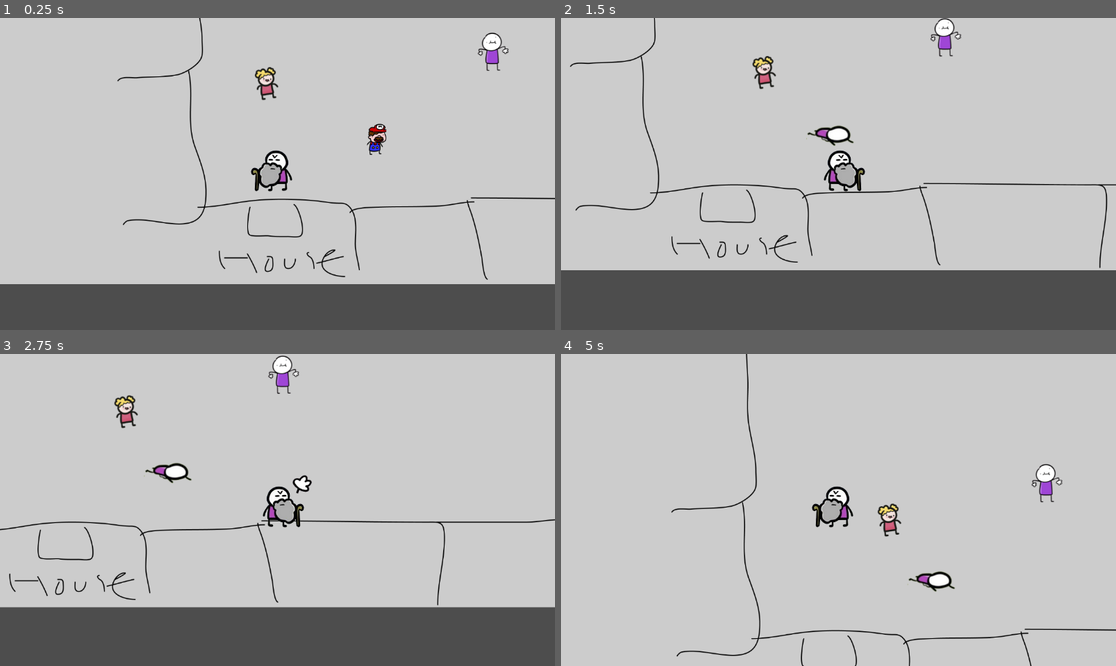
Above: before the commit, frames 1-4 (two rows, left to right).
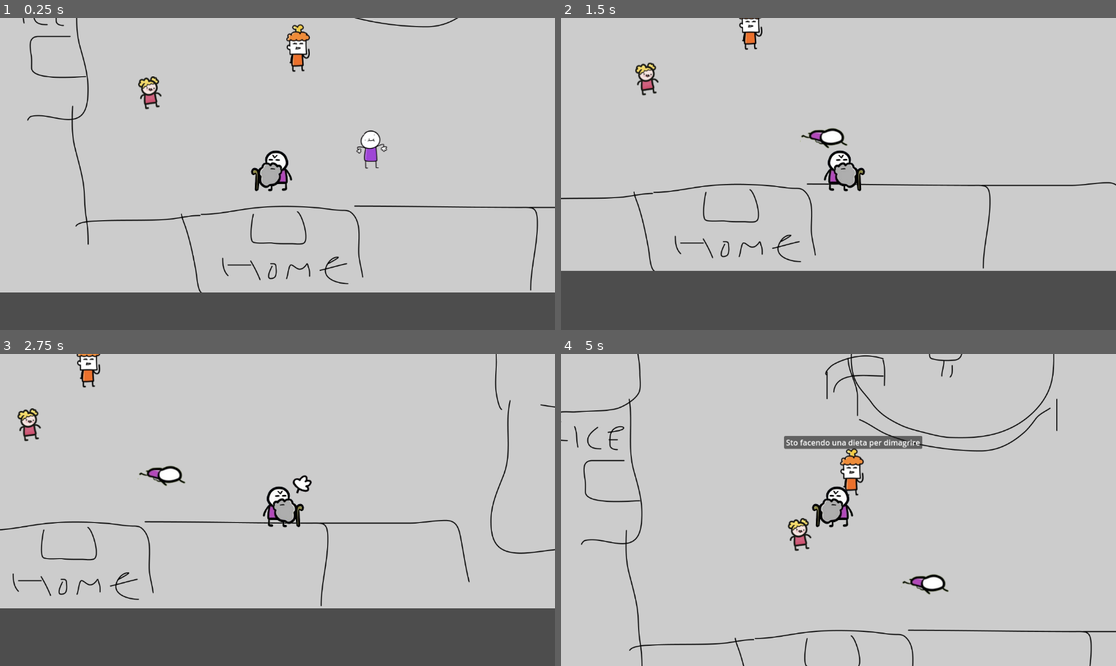
Above: after the commit, the same moments.

Repository: Athryell/Slap_game
Game: Godot game, scene res://Scenes/world.tscn
Two runs of this game, one before a commit and one after it. Both use one fixed random seed, a clock stepped at 60 frames per second and the inputs below.
Inputs:
- Up to frame 1 (0.25 s): no input
- Up to frame 2 (1.5 s): hold D (move_right) 0.53-1.28 s; tap Space (slap_basic) at 0.6, 1.35 s; hold S (move_down) from 1.28 s (still down)
- Up to frame 3 (2.75 s): release S (move_down) at 2.03 s; hold D (move_right) from 2.03 s (still down); tap Space (slap_basic) at 2.1 s
- Up to frame 4 (5 s): release D (move_right) at 2.78 s; hold W (move_up) 2.78-3.53 s; tap Space (slap_basic) at 2.85, 3.6, 4.35 s; hold A (move_left) from 3.53 s (still down)

The runs differ from the first frame. In frame 1, 7.0% of the frame differs, in the area x 0-100%, y 0-88%; in frame 2, 3.7%; in frame 3, 3.9%; in frame 4, 5.4%.

Commit message:
Created end game scene with the scale

Diff:
--- a/Autoload/game_progress_manager.gd
+++ b/Autoload/game_progress_manager.gd
@@ -12,10 +12,15 @@
 var bad_thing_slapped = 0
 var good_thing_slapped = 0
 
+var slapped_people: Array[Array]
 
-func update_ending_progress(faction: Global.FACTION) -> void:
+func update_ending_progress(character: BaseCharacter) -> void:
+	var faction: Global.FACTION = character.faction
 	if not faction:
 		return
+
+	var sprite = character.get_node("CharacterSpriteNormal").duplicate()
+	_add_to_slapped_dict(sprite, faction)
 
 	match faction:
 		Global.FACTION.BAD:
@@ -38,3 +43,8 @@
 			mosquitoes_collected += 1
 
 	print("of TYPE -> " + Global.TYPE.find_key(type))
+
+
+func _add_to_slapped_dict(s: Sprite2D, f: Global.FACTION) -> void:
+	var arr := [s, f]
+	slapped_people.append(arr)
--- a/Autoload/scene_manager.gd
+++ b/Autoload/scene_manager.gd
@@ -13,3 +13,11 @@
 
 	var full_path = scene_dir_path + to_scene_name + ".tscn"
 	from.get_tree().call_deferred("change_scene_to_file", full_path)
+
+
+func go_to_scale_scene():
+	get_tree().change_scene_to_file("res://Scenes/Windows/end_game_scale.tscn")
+
+func _process(delta: float) -> void:
+	if OS.is_debug_build() and Input.is_action_just_pressed("DEBUG_END_GAME"):
+		go_to_scale_scene()
--- a/Scenes/Characters/base_character.gd
+++ b/Scenes/Characters/base_character.gd
@@ -21,7 +21,7 @@
 
 
 func _defeat(): # Added behaviours through inheritance
-	GameProgressManager.update_ending_progress(faction)
+	GameProgressManager.update_ending_progress(self)
 	AchievementsManager.update_achievement(achievement)
 
 	collider.set_deferred("disabled", true)
--- a/Scenes/Characters/people_character.tscn
+++ b/Scenes/Characters/people_character.tscn
@@ -10,6 +10,9 @@
 [node name="PeopleCharacter" type="Area2D"]
 collision_layer = 2
 script = ExtResource("1_vixp1")
+faction = null
+achievement = null
+max_amount_slap = null
 
 [node name="CharacterSpriteNormal" type="Sprite2D" parent="."]
 position = Vector2(-9.53674e-07, -7)
--- a/Scenes/Collectibles/butterfly_character.tscn
+++ b/Scenes/Collectibles/butterfly_character.tscn
@@ -12,6 +12,9 @@
 collision_mask = 0
 script = ExtResource("1_t0bg3")
 type = 1
+faction = null
+achievement = null
+max_amount_slap = null
 sprite_image_base = ExtResource("2_fduws")
 
 [node name="CharacterSpriteNormal" type="Sprite2D" parent="."]
--- a/Scenes/Collectibles/mosquito_character.tscn
+++ b/Scenes/Collectibles/mosquito_character.tscn
@@ -12,6 +12,9 @@
 collision_mask = 0
 script = ExtResource("1_llv05")
 type = 2
+faction = null
+achievement = null
+max_amount_slap = null
 sprite_image_base = ExtResource("2_qwy01")
 
 [node name="CollisionShape2D" type="CollisionShape2D" parent="."]
--- a/Scenes/Locations/home.tscn
+++ b/Scenes/Locations/home.tscn
@@ -1,6 +1,6 @@
 [gd_scene load_steps=5 format=3 uid="uid://pp2i7gtmt7ew"]
 
-[ext_resource type="Texture2D" uid="uid://o4jxfv47q7nt" path="res://Assets/Images/Background/Home.png" id="1_5h6tr"]
+[ext_resource type="Texture2D" uid="uid://o4jxfv47q7nt" path="res://Assets/Images/background/Home.png" id="1_5h6tr"]
 [ext_resource type="Script" path="res://base_scene.gd" id="1_ipkvp"]
 [ext_resource type="PackedScene" uid="uid://x6axhovx7bm7" path="res://Scenes/change_scene_trigger.tscn" id="3_6h30j"]
 
--- a/Scenes/Locations/museum.tscn
+++ b/Scenes/Locations/museum.tscn
@@ -1,6 +1,6 @@
 [gd_scene load_steps=6 format=3 uid="uid://b067x1cr0pskp"]
 
-[ext_resource type="Texture2D" uid="uid://byo4iap4vp121" path="res://Assets/Images/Background/Museum.png" id="1_la5mv"]
+[ext_resource type="Texture2D" uid="uid://byo4iap4vp121" path="res://Assets/Images/background/Museum.png" id="1_la5mv"]
 [ext_resource type="Script" path="res://base_scene.gd" id="1_ox0bf"]
 [ext_resource type="Script" path="res://follow_cam.gd" id="3_6k3u8"]
 [ext_resource type="PackedScene" uid="uid://x6axhovx7bm7" path="res://Scenes/change_scene_trigger.tscn" id="3_iv2gt"]
--- a/Scenes/Locations/park.tscn
+++ b/Scenes/Locations/park.tscn
@@ -1,6 +1,6 @@
 [gd_scene load_steps=7 format=3 uid="uid://1nnk5ugjdmbh"]
 
-[ext_resource type="Texture2D" uid="uid://duponwclbcyvr" path="res://Assets/Images/Background/Park.png" id="1_5f2bm"]
+[ext_resource type="Texture2D" uid="uid://duponwclbcyvr" path="res://Assets/Images/background/Park.png" id="1_5f2bm"]
 [ext_resource type="Script" path="res://base_scene.gd" id="1_g83sy"]
 [ext_resource type="PackedScene" uid="uid://x6axhovx7bm7" path="res://Scenes/change_scene_trigger.tscn" id="2_b8wi6"]
 [ext_resource type="PackedScene" uid="uid://bm7bb478qnqnb" path="res://Scenes/spawner.tscn" id="4_ijtyu"]
--- a/Scenes/Locations/pub.tscn
+++ b/Scenes/Locations/pub.tscn
@@ -1,7 +1,7 @@
 [gd_scene load_steps=6 format=3 uid="uid://cacv3nnoc4jwh"]
 
 [ext_resource type="Script" path="res://base_scene.gd" id="1_61p4s"]
-[ext_resource type="Texture2D" uid="uid://buqkfwlircq4b" path="res://Assets/Images/Background/Pub.png" id="1_py6og"]
+[ext_resource type="Texture2D" uid="uid://buqkfwlircq4b" path="res://Assets/Images/background/Pub.png" id="1_py6og"]
 [ext_resource type="Script" path="res://follow_cam.gd" id="3_pm2s7"]
 [ext_resource type="PackedScene" uid="uid://x6axhovx7bm7" path="res://Scenes/change_scene_trigger.tscn" id="3_y38ic"]
 
--- a/Scenes/Locations/square.tscn
+++ b/Scenes/Locations/square.tscn
@@ -1,7 +1,7 @@
 [gd_scene load_steps=18 format=3 uid="uid://dpfrr66nhogrh"]
 
 [ext_resource type="Script" path="res://Scenes/Locations/square.gd" id="1_tv3b4"]
-[ext_resource type="Texture2D" uid="uid://dtujfineklugp" path="res://Assets/Images/Background/Square.png" id="2_ts71b"]
+[ext_resource type="Texture2D" uid="uid://dtujfineklugp" path="res://Assets/Images/background/Square.png" id="2_ts71b"]
 [ext_resource type="PackedScene" uid="uid://x6axhovx7bm7" path="res://Scenes/change_scene_trigger.tscn" id="3_1da5n"]
 [ext_resource type="PackedScene" uid="uid://bm7bb478qnqnb" path="res://Scenes/spawner.tscn" id="3_hdrgv"]
 [ext_resource type="PackedScene" uid="uid://ddd4qbwvdrfrp" path="res://Components/dialogue_component.tscn" id="5_f41xw"]
@@ -9,8 +9,8 @@
 [ext_resource type="Texture2D" uid="uid://bt86wsgyrf10b" path="res://Assets/Images/characters/girl.png" id="7_52hyn"]
 [ext_resource type="Texture2D" uid="uid://dyxtbsdbjyvsk" path="res://Assets/Images/characters/base_character.png" id="7_e1xxv"]
 [ext_resource type="PackedScene" uid="uid://ckeg0pg2y5gmu" path="res://Scenes/Characters/people_character.tscn" id="8_na3ma"]
+[ext_resource type="Texture2D" uid="uid://daw2f1t4sy5gs" path="res://Assets/Images/characters/woman.png" id="9_7v6y7"]
 [ext_resource type="Script" path="res://Components/marker_movement_component.gd" id="9_da8jy"]
-[ext_resource type="Texture2D" uid="uid://bnet8iu7in7qh" path="res://Assets/Images/characters/mario.png" id="11_3jx2l"]
 
 [sub_resource type="RectangleShape2D" id="RectangleShape2D_frnb2"]
 size = Vector2(2432, 1934)
@@ -49,7 +49,7 @@
 [node name="CollisionPolygon2D" type="CollisionPolygon2D" parent="Map"]
 position = Vector2(2019.14, 0)
 build_mode = 1
-polygon = PackedVector2Array(-2658, 682, -2573, 682, -2569, 743, -2456, 750, -2443, 673, -1451, 660, -1455, 568, -1082, 552, -1060, 368, -1480, 415, -1487, -20, -1428, -29, -1421, -198, -1489, -198, -1505, -395, -1958, -429, -1960, -481, -2178, -467, -2167, -429, -2650, -371)
+polygon = PackedVector2Array(-2658, 682, -2334.14, 679, -2334.14, 753, -2188.14, 753, -2180.14, 672, -1451, 660, -1370.14, 656, -1355.14, 421, -1334.14, 296, -1274.14, 289, -1266.14, 129, -1345.14, 104, -1380.14, -349, -1958, -429, -1960, -481, -2181.14, -495, -2167, -429, -2650, -371, -2829.14, -363, -2816.14, -160, -2699.14, -160)
 one_way_collision_margin = 0.0
 
 [node name="Spawner" parent="." instance=ExtResource("3_hdrgv")]
@@ -63,21 +63,21 @@
 metadata/_edit_lock_ = true
 
 [node name="Home" type="Marker2D" parent="EntranceMarkers"]
-position = Vector2(-490, 620)
+position = Vector2(-248, 603)
 
 [node name="Pub" type="Marker2D" parent="EntranceMarkers"]
-position = Vector2(457, -98)
+position = Vector2(589, 201)
 
 [node name="Museum" type="Marker2D" parent="EntranceMarkers"]
 position = Vector2(-34, -345)
 
 [node name="Park" type="Marker2D" parent="EntranceMarkers"]
-position = Vector2(476, 503)
+position = Vector2(-573, -224)
 
 [node name="Entrances" type="Node" parent="."]
 
 [node name="ChangeSceneTriggerHome" parent="Entrances" instance=ExtResource("3_1da5n")]
-position = Vector2(-489, 711)
+position = Vector2(-243, 713)
 connected_scene = "home"
 metadata/_edit_group_ = true
 
@@ -85,7 +85,7 @@
 shape = SubResource("RectangleShape2D_x7fn3")
 
 [node name="ChangeSceneTriggerPub" parent="Entrances" instance=ExtResource("3_1da5n")]
-position = Vector2(560, -106)
+position = Vector2(695, 208)
 connected_scene = "pub"
 metadata/_edit_group_ = true
 
@@ -103,7 +103,7 @@
 shape = SubResource("RectangleShape2D_ev3xd")
 
 [node name="ChangeSceneTriggerPark" parent="Entrances" instance=ExtResource("3_1da5n")]
-position = Vector2(669, 485)
+position = Vector2(-737, -259)
 connected_scene = "park"
 metadata/_edit_group_ = true
 
@@ -123,13 +123,13 @@
 script = ExtResource("9_da8jy")
 
 [node name="Marker2D" type="Marker2D" parent="Characters/WalkCharacterTEST/MarkerMovementComponent"]
-position = Vector2(-367, 451)
+position = Vector2(-312, 479)
 
 [node name="ChattyCharTEST" parent="Characters" instance=ExtResource("8_na3ma")]
-position = Vector2(-45, 374)
+position = Vector2(-202, 350)
 sprite_image_faint = ExtResource("6_ltp3o")
 faction = 2
-sprite_image_base = ExtResource("7_e1xxv")
+sprite_image_base = ExtResource("9_7v6y7")
 metadata/_edit_group_ = true
 
 [node name="DialogueComponent" parent="Characters/ChattyCharTEST" instance=ExtResource("5_f41xw")]
@@ -138,15 +138,15 @@
 [node name="CollisionShape2D" type="CollisionShape2D" parent="Characters/ChattyCharTEST/DialogueComponent"]
 shape = SubResource("CircleShape2D_48ed5")
 
-[node name="ChattyCharTESToneline" parent="Characters" instance=ExtResource("8_na3ma")]
-position = Vector2(-284, 556)
+[node name="OneLineCharTEST" parent="Characters" instance=ExtResource("8_na3ma")]
+position = Vector2(-55, 560)
 sprite_image_faint = ExtResource("6_ltp3o")
 faction = 2
-sprite_image_base = ExtResource("11_3jx2l")
+sprite_image_base = ExtResource("7_e1xxv")
 metadata/_edit_group_ = true
 
-[node name="DialogueComponent" parent="Characters/ChattyCharTESToneline" instance=ExtResource("5_f41xw")]
+[node name="DialogueComponent" parent="Characters/OneLineCharTEST" instance=ExtResource("5_f41xw")]
 dialogue = Array[String](["just this line"])
 
-[node name="CollisionShape2D" type="CollisionShape2D" parent="Characters/ChattyCharTESToneline/DialogueComponent"]
+[node name="CollisionShape2D" type="CollisionShape2D" parent="Characters/OneLineCharTEST/DialogueComponent"]
 shape = SubResource("CircleShape2D_48ed5")
--- /dev/null
+++ b/Scenes/Windows/end_game_scale.gd
@@ -0,0 +1,36 @@
+extends Node2D
+
+@export var falling_people: PackedScene
+@export var delay_between_drop := 0.5
+
+@onready var spawn_good: Area2D = $SpawnForGoodPeople
+@onready var spawn_bad: Area2D = $SpawnForBadPeople
+
+func _ready() -> void:
+	_spawn_people()
+
+func _spawn_people():
+	var sprite_and_faction = GameProgressManager.slapped_people
+
+	var coll_good = spawn_good.get_node("CollisionShape2D")
+	var coll_bad = spawn_bad.get_node("CollisionShape2D")
+
+	for data in sprite_and_faction:
+		var sprite_data: Sprite2D = data[0]
+		var faction_data: Global.FACTION = data[1]
+
+		var guy_to_drop = falling_people.instantiate()
+		add_child(guy_to_drop)
+
+		guy_to_drop.add_child(sprite_data)
+
+		var pos
+		if faction_data == Global.FACTION.GOOD:
+			pos = Vector2(randf_range(spawn_good.position.x, spawn_good.position.x + coll_good.shape.b.x), spawn_good.position.y)
+		else:
+			pos = Vector2(randf_range(spawn_bad.position.x, spawn_bad.position.x + coll_bad.shape.b.x), spawn_bad.position.y)
+
+		guy_to_drop.global_position = pos
+
+		var timer = get_tree().create_timer(delay_between_drop)
+		await timer.timeout
--- /dev/null
+++ b/Scenes/Windows/end_game_scale.tscn
@@ -0,0 +1,136 @@
+[gd_scene load_steps=13 format=3 uid="uid://cbq0ovgpj8hg7"]
+
+[ext_resource type="Texture2D" uid="uid://ddjicpxb35qxh" path="res://Assets/Images/scale/scale arms.png" id="1_7r1a8"]
+[ext_resource type="Script" path="res://Scenes/Windows/end_game_scale.gd" id="1_nldbs"]
+[ext_resource type="Texture2D" uid="uid://bn4ebtg0plvml" path="res://Assets/Images/scale/scale_body.png" id="2_yxeqe"]
+[ext_resource type="Texture2D" uid="uid://cr1xnshtf0nrg" path="res://Assets/Images/scale/scale_left_plate.png" id="3_2w346"]
+[ext_resource type="PackedScene" uid="uid://bk81avd5c4tib" path="res://Scenes/Windows/falling_people.tscn" id="4_6plok"]
+[ext_resource type="Texture2D" uid="uid://sfuaxji1rp6e" path="res://Assets/Images/scale/scale_right_plate.png" id="4_8u3tg"]
+
+[sub_resource type="SegmentShape2D" id="SegmentShape2D_u7182"]
+b = Vector2(182, 0)
+
+[sub_resource type="CircleShape2D" id="CircleShape2D_si02h"]
+radius = 37.054
+
+[sub_resource type="RectangleShape2D" id="RectangleShape2D_qltuc"]
+size = Vector2(300, 7)
+
+[sub_resource type="RectangleShape2D" id="RectangleShape2D_oxcpf"]
+size = Vector2(117.5, 20)
+
+[sub_resource type="RectangleShape2D" id="RectangleShape2D_4r2eq"]
+size = Vector2(126, 20)
+
+[sub_resource type="CircleShape2D" id="CircleShape2D_qtvli"]
+
+[node name="EndGameScale" type="Node2D"]
+script = ExtResource("1_nldbs")
+falling_people = ExtResource("4_6plok")
+
+[node name="SpawnForGoodPeople" type="Area2D" parent="."]
+position = Vector2(222, -80)
+metadata/_edit_group_ = true
+
+[node name="CollisionShape2D" type="CollisionShape2D" parent="SpawnForGoodPeople"]
+shape = SubResource("SegmentShape2D_u7182")
+
+[node name="SpawnForBadPeople" type="Area2D" parent="."]
+position = Vector2(762, -80)
+metadata/_edit_group_ = true
+
+[node name="CollisionShape2D" type="CollisionShape2D" parent="SpawnForBadPeople"]
+shape = SubResource("SegmentShape2D_u7182")
+
+[node name="ArmsMiddlePoint" type="StaticBody2D" parent="."]
+position = Vector2(581, 204)
+collision_layer = 0
+collision_mask = 0
+metadata/_edit_group_ = true
+
+[node name="CollisionShape2D" type="CollisionShape2D" parent="ArmsMiddlePoint"]
+shape = SubResource("CircleShape2D_si02h")
+
+[node name="PinJoint2D" type="PinJoint2D" parent="ArmsMiddlePoint"]
+node_a = NodePath("..")
+node_b = NodePath("../../ScaleArms")
+disable_collision = false
+
+[node name="ScaleArms" type="RigidBody2D" parent="."]
+position = Vector2(583, 206)
+collision_layer = 128
+collision_mask = 128
+gravity_scale = 0.0
+angular_damp = 20.0
+
+[node name="ScaleArmsSprite" type="Sprite2D" parent="ScaleArms"]
+position = Vector2(0, 8.47)
+scale = Vector2(1.77, 1.77)
+texture = ExtResource("1_7r1a8")
+
+[node name="PinJointLeft" type="PinJoint2D" parent="ScaleArms"]
+position = Vector2(-270.61, -6.245)
+node_a = NodePath("..")
+node_b = NodePath("../../ScaleLeftPlate")
+disable_collision = false
+
+[node name="PinJointRight" type="PinJoint2D" parent="ScaleArms"]
+position = Vector2(267.165, -3.075)
+node_a = NodePath("..")
+node_b = NodePath("../../ScaleRightPlate")
+disable_collision = false
+
+[node name="CollisionShape2D" type="CollisionShape2D" parent="ScaleArms"]
+position = Vector2(0, -4.86)
+scale = Vector2(1.855, 1.855)
+shape = SubResource("RectangleShape2D_qltuc")
+
+[node name="ScaleLeftPlate" type="RigidBody2D" parent="."]
+position = Vector2(313, 200)
+metadata/_edit_group_ = true
+
+[node name="ScaleLeftPlateSprite" type="Sprite2D" parent="ScaleLeftPlate"]
+position = Vector2(5, 163)
+scale = Vector2(1.77, 1.77)
+texture = ExtResource("3_2w346")
+
+[node name="CollisionShape2D" type="CollisionShape2D" parent="ScaleLeftPlate"]
+position = Vector2(5.00003, 280)
+scale = Vector2(1.855, 1.855)
+shape = SubResource("RectangleShape2D_oxcpf")
+
+[node name="ScaleRightPlate" type="RigidBody2D" parent="."]
+position = Vector2(848, 203)
+
+[node name="ScaleRightPlateSprite" type="Sprite2D" parent="ScaleRightPlate"]
+position = Vector2(-4, 157)
+scale = Vector2(1.77, 1.77)
+texture = ExtResource("4_8u3tg")
+
+[node name="CollisionShape2D" type="CollisionShape2D" parent="ScaleRightPlate"]
+position = Vector2(-3.00002, 276)
+scale = Vector2(1.855, 1.855)
+shape = SubResource("RectangleShape2D_4r2eq")
+
+[node name="ScaleBodySprite" type="Sprite2D" parent="."]
+position = Vector2(580, 324)
+scale = Vector2(1.425, 1.425)
+texture = ExtResource("2_yxeqe")
+
+[node name="ScaleLimit" type="StaticBody2D" parent="."]
+position = Vector2(807, 106)
+collision_layer = 128
+collision_mask = 128
+metadata/_edit_group_ = true
+
+[node name="CollisionShape2D" type="CollisionShape2D" parent="ScaleLimit"]
+shape = SubResource("CircleShape2D_qtvli")
+
+[node name="ScaleLimit2" type="StaticBody2D" parent="."]
+position = Vector2(363, 110)
+collision_layer = 128
+collision_mask = 128
+metadata/_edit_group_ = true
+
+[node name="CollisionShape2D" type="CollisionShape2D" parent="ScaleLimit2"]
+shape = SubResource("CircleShape2D_qtvli")
--- /dev/null
+++ b/Scenes/Windows/falling_people.tscn
@@ -0,0 +1,11 @@
+[gd_scene load_steps=2 format=3 uid="uid://bk81avd5c4tib"]
+
+[sub_resource type="RectangleShape2D" id="RectangleShape2D_81rep"]
+size = Vector2(12, 35)
+
+[node name="FallingPeople" type="RigidBody2D"]
+metadata/_edit_group_ = true
+
+[node name="CollisionShape2D" type="CollisionShape2D" parent="."]
+position = Vector2(1, 1.5)
+shape = SubResource("RectangleShape2D_81rep")
--- a/project.godot
+++ b/project.godot
@@ -53,6 +53,11 @@
 
 DEBUG_SPAWN={
 "deadzone": 0.5,
+"events": [Object(InputEventKey,"resource_local_to_scene":false,"resource_name":"","device":-1,"window_id":0,"alt_pressed":false,"shift_pressed":false,"ctrl_pressed":false,"meta_pressed":false,"pressed":false,"keycode":0,"physical_keycode":69,"key_label":0,"unicode":101,"location":0,"echo":false,"script":null)
+]
+}
+DEBUG_END_GAME={
+"deadzone": 0.5,
 "events": [Object(InputEventKey,"resource_local_to_scene":false,"resource_name":"","device":-1,"window_id":0,"alt_press …(192 unchanged characters)…
 ]
 }
@@ -93,6 +98,7 @@
 2d_physics/layer_2="characters"
 2d_physics/layer_3="triggers"
 2d_physics/layer_4="walls"
+2d_physics/layer_8="scale_arms"
 
 [rendering]
 
Not shown, changed: Assets/Images/Background/Home.png.import
Not shown, changed: Assets/Images/Background/Museum.png.import
Not shown, changed: Assets/Images/Background/Park.png.import
Not shown, changed: Assets/Images/Background/Pub.png.import
Binary file changed: Assets/Images/Background/Square.png
Not shown, changed: Assets/Images/Background/Square.png.import
Binary file added: Assets/Images/scale/sale_full.png
Not shown, changed: Assets/Images/scale/sale_full.png.import
Binary file added: Assets/Images/scale/scale arms.png
Not shown, changed: Assets/Images/scale/scale arms.png.import
Binary file added: Assets/Images/scale/scale_body.png
Not shown, added: Assets/Images/scale/scale_body.png.import
(and 4 more such lines)
